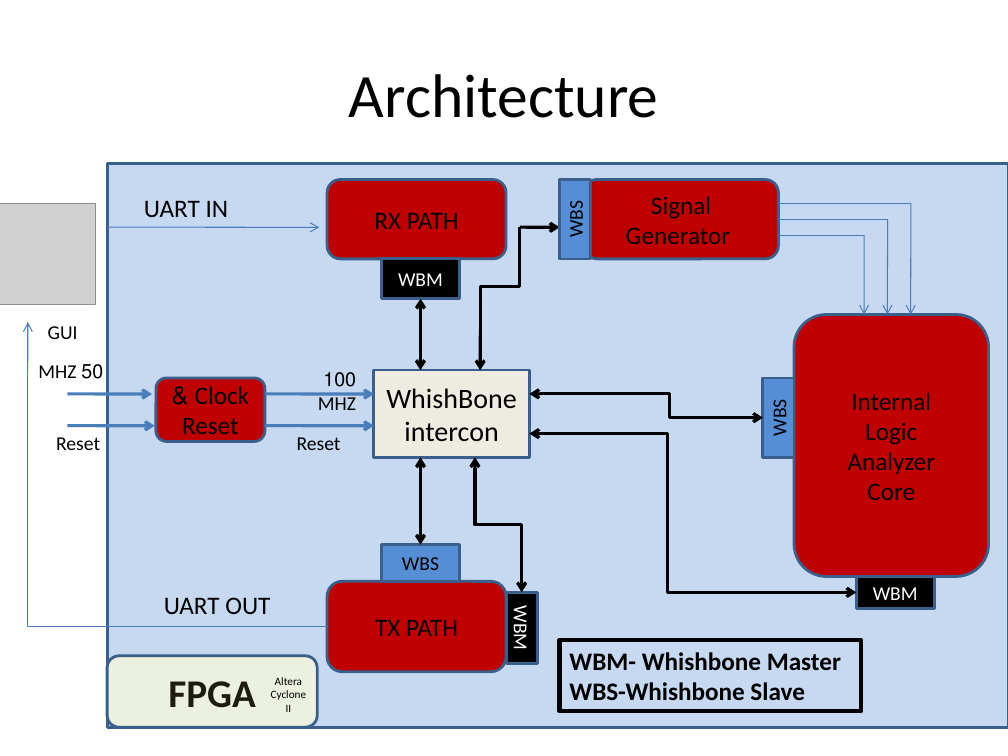
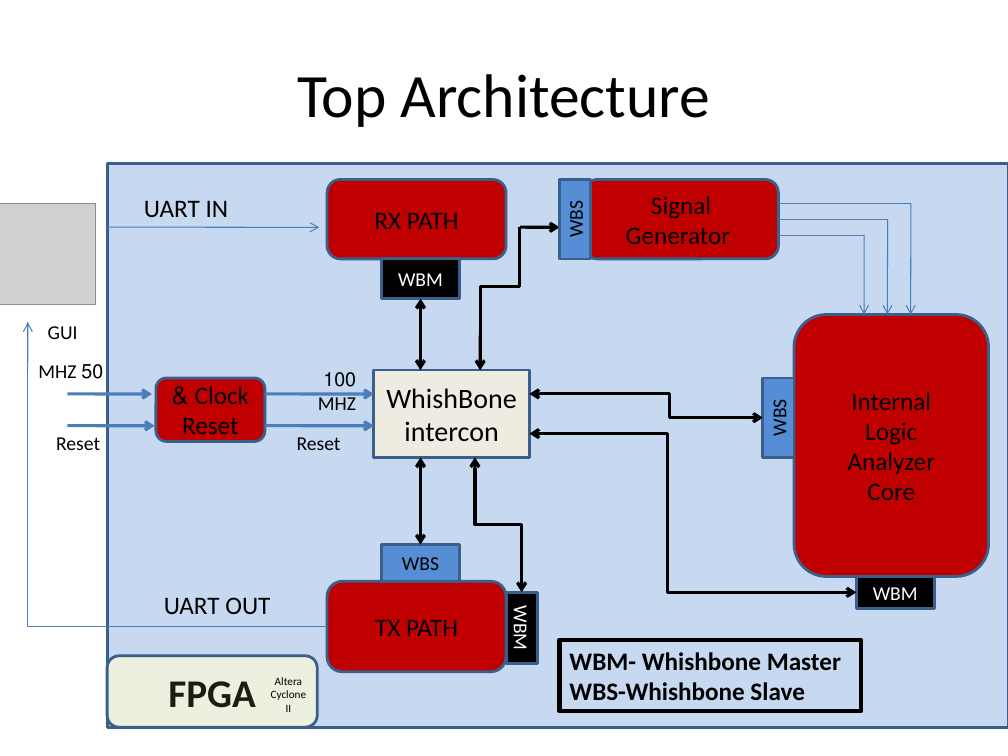
Before and after one commit to battellino/moran-zvika-project, a slide deck: slide 6 of presentation/final/final.pptx. Drawn at 1008x756 pixels with LibreOffice and Linux fonts; fonts in the diff are those of the drawing; grey boxes stand for pictures; background and template pictures are left out. Boxes give left, top, right and bottom in pixels: in the first picture for what was removed or moved away, otherwise in the second. Text is boxed around its words. In the diff, an @@ line names an element or a change of style, - is before the commit and + after.

```diff
--- a/presentation/final/final.pptx
+++ b/presentation/final/final.pptx
@@ title at bbox=[297, 74, 710, 127]: text changed @@
-Architecture
+Top Architecture
```
Also in this commit, not shown: 8 other slides changed.
